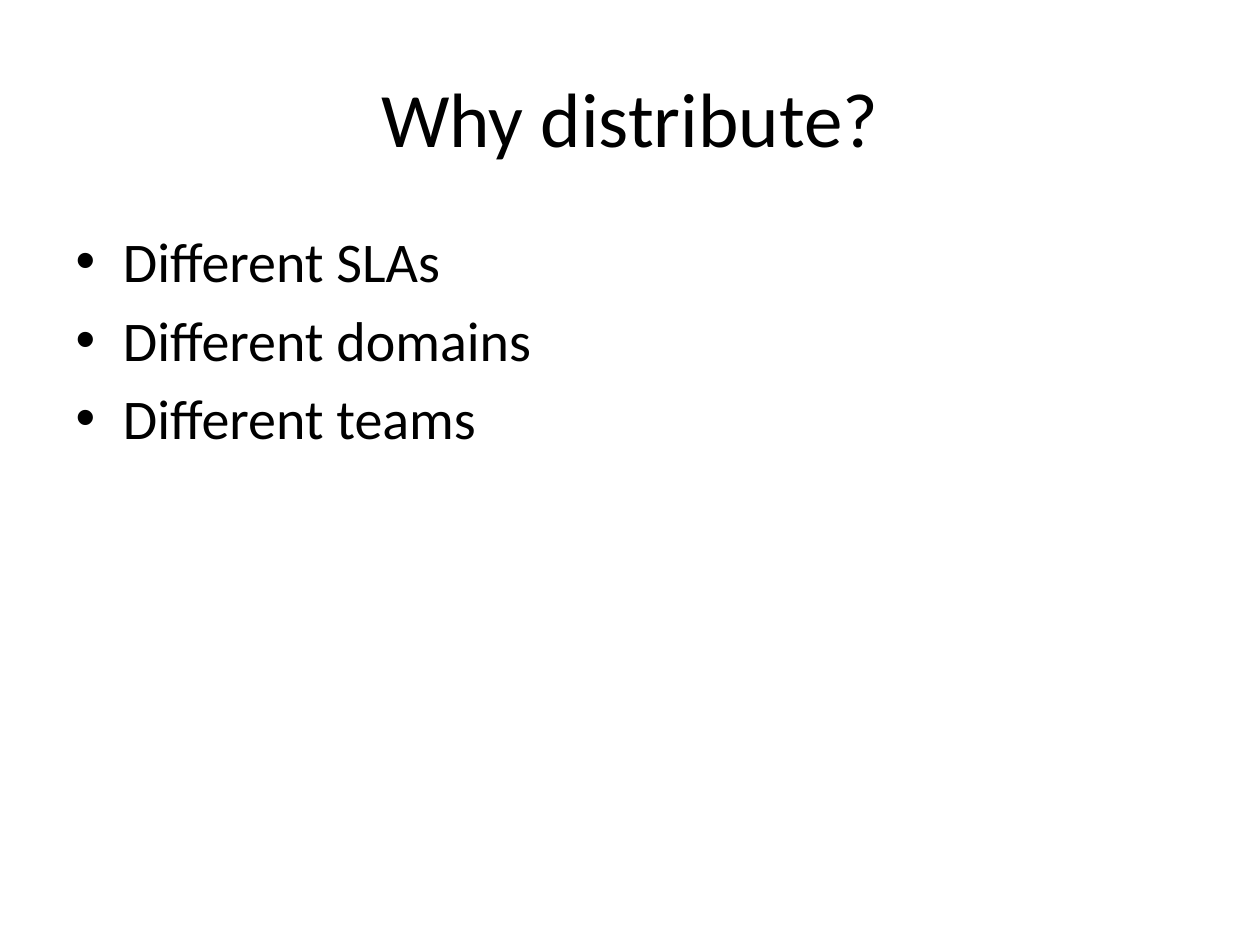
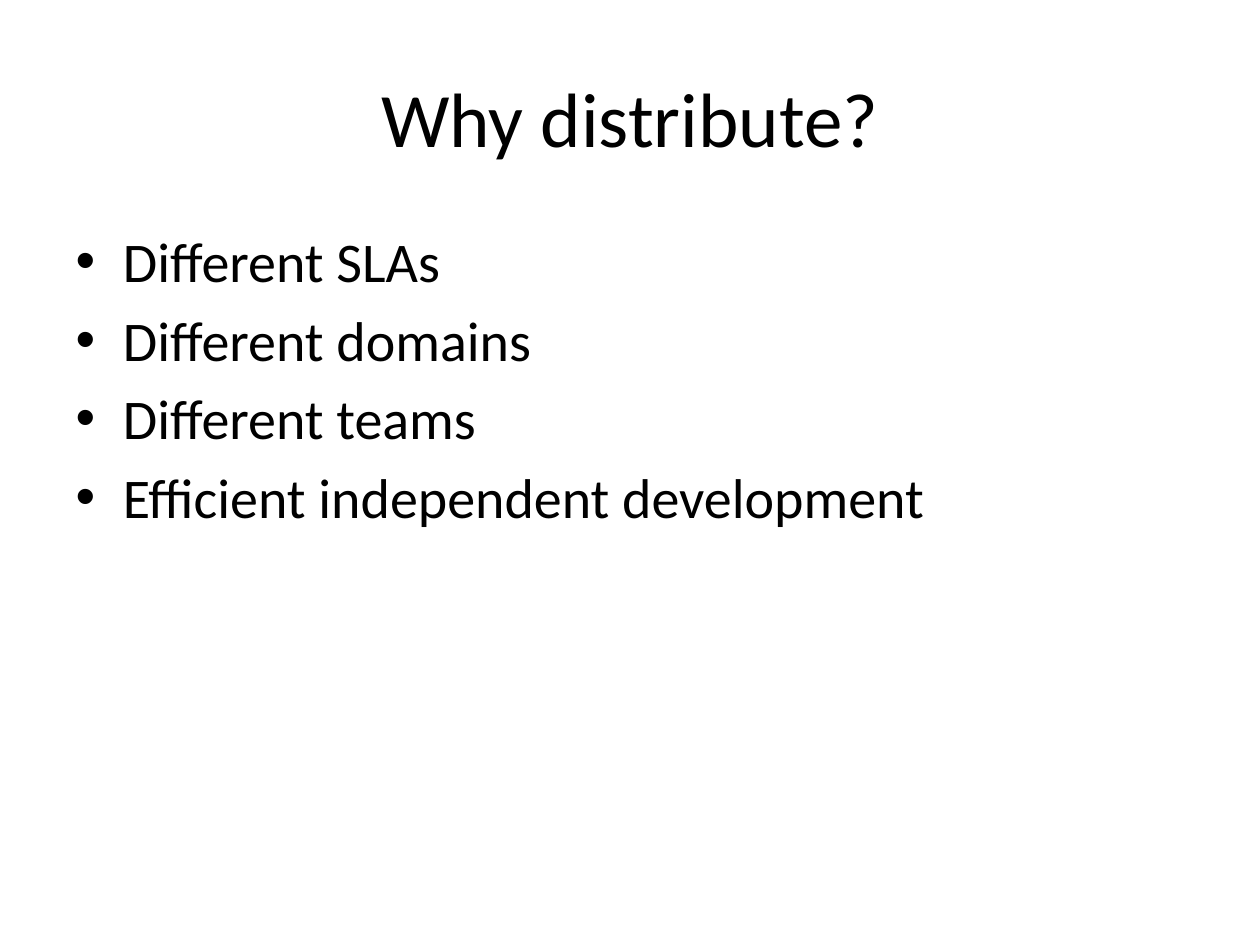
Before and after one commit to bekkopen/distributed-systems-maturity-model, a slide deck: slide 2 of presentation.pptx. Drawn at 1260x945 pixels with LibreOffice and Linux fonts; fonts in the diff are those of the drawing. Boxes give left, top, right and bottom in pixels: in the first picture for what was removed or moved away, otherwise in the second. Text is boxed around its words. In the diff, an @@ line names an element or a change of style, - is before the commit and + after.

```diff
--- a/presentation.pptx
+++ b/presentation.pptx
@@ text at (123, 479, 924, 527): paragraph added @@
+• Efficient independent development
```
Also in this commit, not shown: 2 other slides changed, 1 slide added, 6 slides removed.
